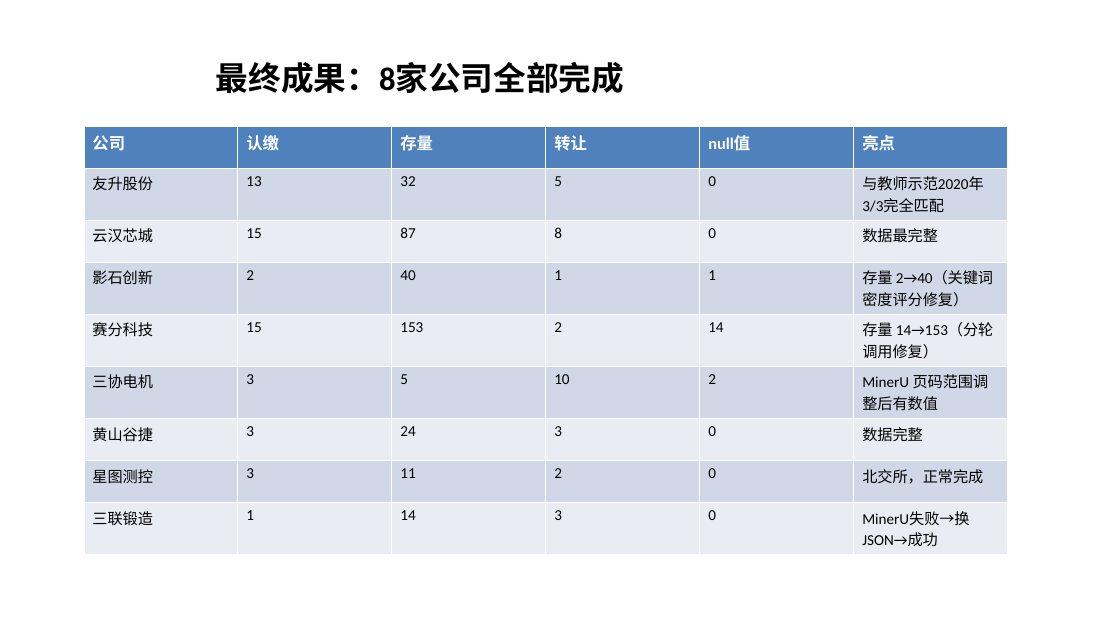
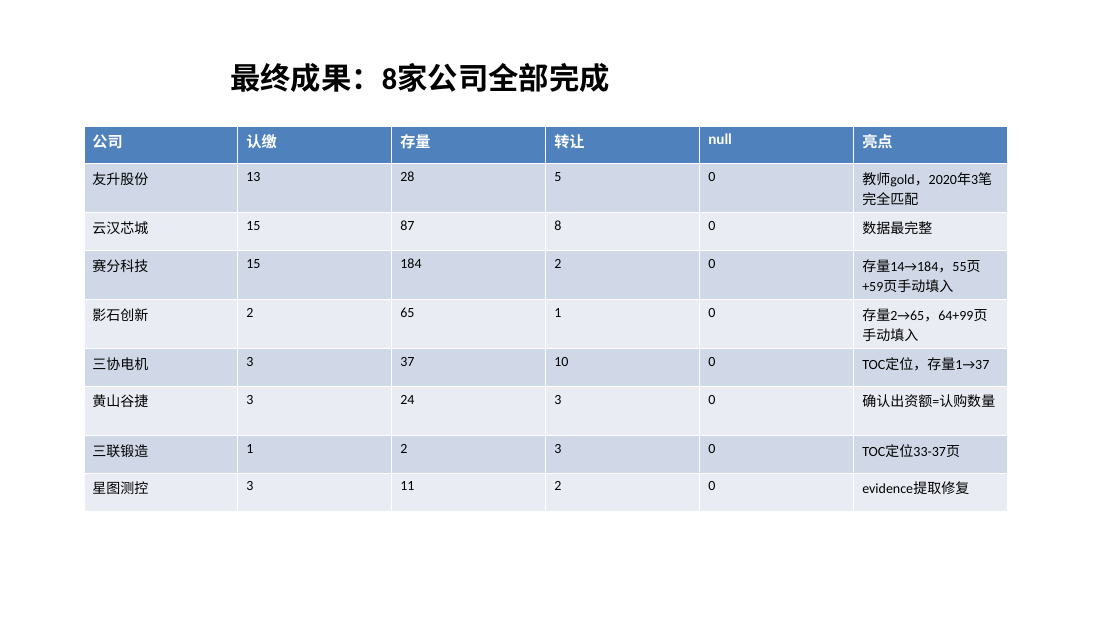
Before and after one commit to flyxx-pro/team-star, a slide deck: slide 7 of presentation/Week3_汇报_刘宇轩_苏宇垚.pptx (slide 4 before the commit). Drawn at 1120x630 pixels with LibreOffice and Linux fonts; fonts in the diff are those of the drawing. Boxes give left, top, right and bottom in pixels: in the first picture for what was removed or moved away, otherwise in the second. Text is boxed around its words. In the diff, an @@ line names an element or a change of style, - is before the commit and + after.

Commit message:
[PPT] 最终版-10页-踩坑+解法+TOC创新+对比上周+技术资产

```diff
--- a/presentation/Week3_汇报_刘宇轩_苏宇垚.pptx
+++ b/presentation/Week3_汇报_刘宇轩_苏宇垚.pptx
@@ title "最终成果：8家公司全部完成" at [230,63,610,92]: size 28 to 26 pt @@
@@ table at [84,126,1007,498] @@
-row 1, column 5: null值
+row 1, column 5: null
-row 2, column 3: 32
+row 2, column 3: 28
-row 2, column 6: 与教师示范2020年3/3完全匹配
+row 2, column 6: 教师gold，2020年3笔完全匹配
-row 4: 影石创新 | 2 | 40 | 1 | 1 | 存量 2→40（关键词密度评分修复）
+row 4: 赛分科技 | 15 | 184 | 2 | 0 | 存量14→184，55页+59页手动填入
-row 5: 赛分科技 | 15 | 153 | 2 | 14 | 存量 14→153（分轮调用修复）
+row 5: 影石创新 | 2 | 65 | 1 | 0 | 存量2→65，64+99页手动填入
-row 6: 三协电机 | 3 | 5 | 10 | 2 | MinerU 页码范围调整后有数值
+row 6: 三协电机 | 3 | 37 | 10 | 0 | TOC定位，存量1→37
-row 7, column 6: 数据完整
+row 7, column 6: 确认出资额=认购数量
-row 8: 星图测控 | 3 | 11 | 2 | 0 | 北交所，正常完成
+row 8: 三联锻造 | 1 | 2 | 3 | 0 | TOC定位33-37页
-row 9: 三联锻造 | 1 | 14 | 3 | 0 | MinerU失败→换JSON→成功
+row 9: 星图测控 | 3 | 11 | 2 | 0 | evidence提取修复
@@ size 14 to 13 pt in "公司", "认缴", "存量", "转让" and 1 more places @@
@@ size 13 to 12 pt in "友升股份", "13", "5", "0" and 16 more places @@
```
Also in this commit, not shown: 5 other slides changed, 4 slides added, 4 slides removed, 2 other files.
